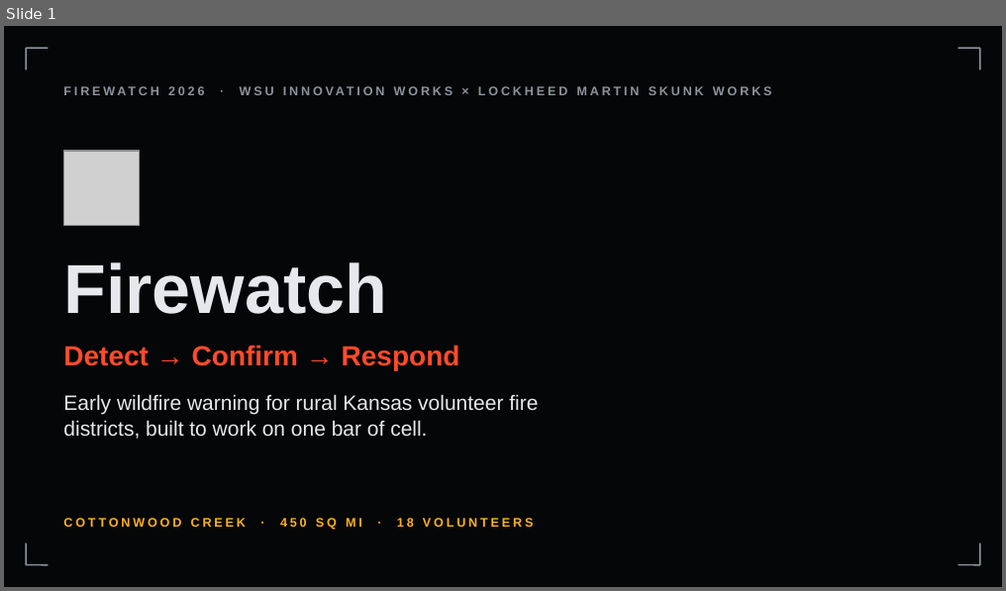
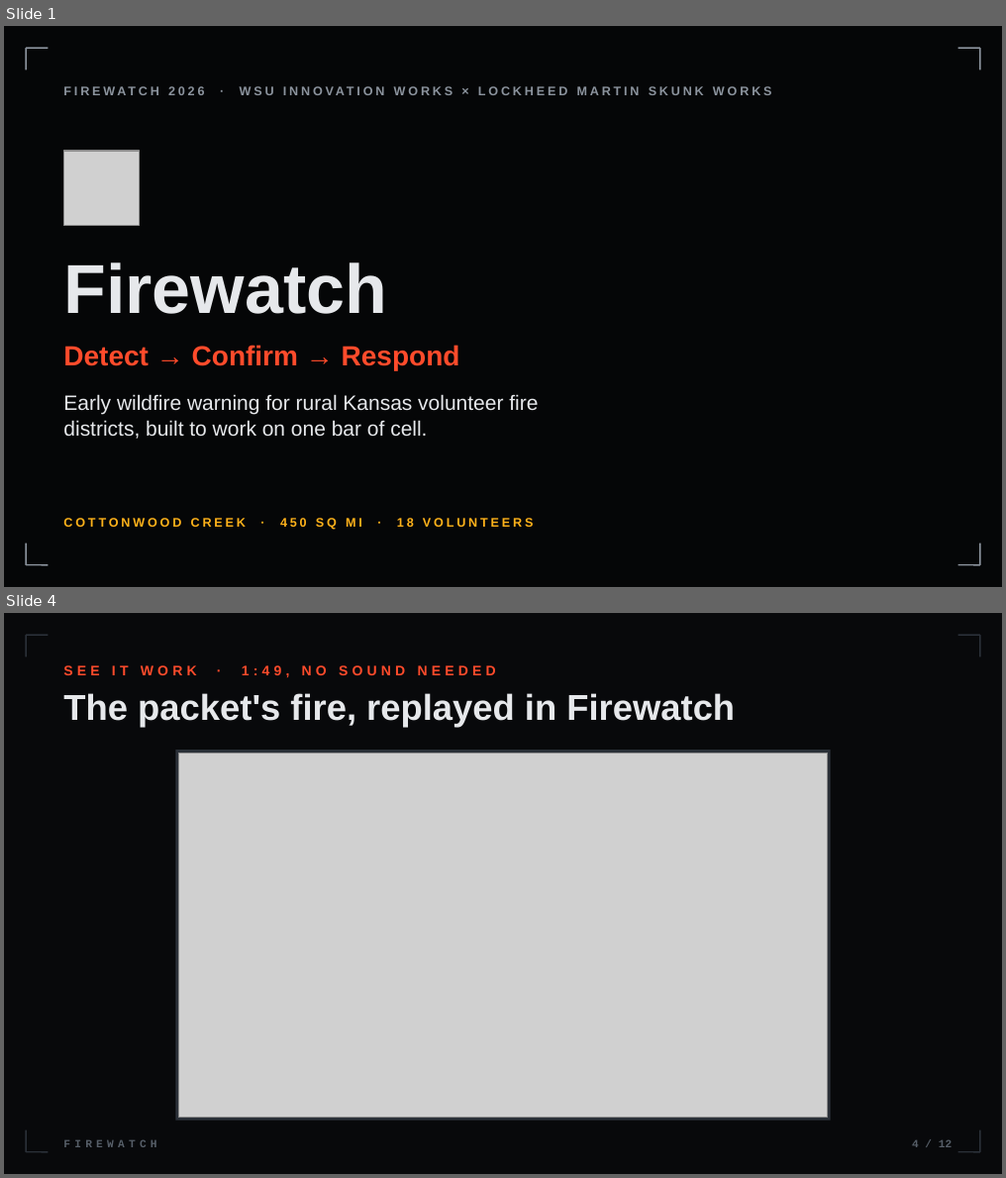
Before and after one commit to isaksmith/Firewatch, a slide deck: docs/pitch/Firewatch-Pitch.pptx. Shown one above the other, each under a label of ours: slide 1 before the commit, slides 1 and 4 after it; the slides between them are not shown. The pictures are 1006x591 and 1006x1178 pixels, drawn with LibreOffice and Linux fonts; fonts in the diff are those of the drawing; grey boxes stand for pictures; background and template pictures are left out. Boxes give left, top, right and bottom in pixels: in the first picture for what was removed or moved away, otherwise in the second. Text is boxed around its words. In the diff, an @@ line names an element or a change of style, - is before the commit and + after.

Commit message:
Pitch deck matches the app's packet replay (paged T+7, on scene T+36, ~270 vs ~830 ac, 26 min sooner); slide 4 plays the 1:49 video; 662 tests
Slide 5 now follows the replay's real texts: a line fault on a red-flag day escalates at T+0, the chief
is texted at T+3, PAGE at T+7. The two-source claim says a red-flag line fault counts alone and a person
still replies PAGE. VIDEO=<mp4> OUT=<pptx> embeds the video for the #slides copy.

```diff
--- a/docs/pitch/Firewatch-Pitch.pptx
+++ b/docs/pitch/Firewatch-Pitch.pptx
@@ slide 4 added at bbox=[4, 613, 1002, 1174], background #08090B @@
@@ line added from (26, 635) to (48, 635), #2A3038 1 pt @@
@@ line added from (26, 635) to (26, 657), #2A3038 1 pt @@
@@ line added from (958, 635) to (980, 635), #2A3038 1 pt @@
@@ line added from (980, 635) to (980, 657), #2A3038 1 pt @@
@@ text added at bbox=[63, 665, 496, 677], 10 pt, text #FF4B2B, bold @@
+SEE IT WORK · 1:49, NO SOUND NEEDED
@@ text added at bbox=[63, 693, 735, 728], 26 pt, text #E6E8EB, bold @@
+The packet's fire, replayed in Firewatch
@@ rectangle added at bbox=[175, 750, 831, 1121], fill #2A3038 @@
@@ picture added at bbox=[178, 753, 828, 1118] @@
@@ line added from (26, 1130) to (26, 1153), #2A3038 1 pt @@
@@ text added at bbox=[63, 1140, 156, 1148], 8 pt, text #565E68, bold @@
+FIREWATCH
@@ text added at bbox=[912, 1141, 951, 1148], 8 pt, text #565E68, bold @@
+4 / 12
@@ line added from (980, 1130) to (980, 1153), #2A3038 1 pt @@
@@ line added from (26, 1153) to (48, 1153), #2A3038 1 pt @@
@@ line added from (958, 1153) to (980, 1153), #2A3038 1 pt @@
```
Also in this commit, not shown: 10 slides changed, 3 other files.
